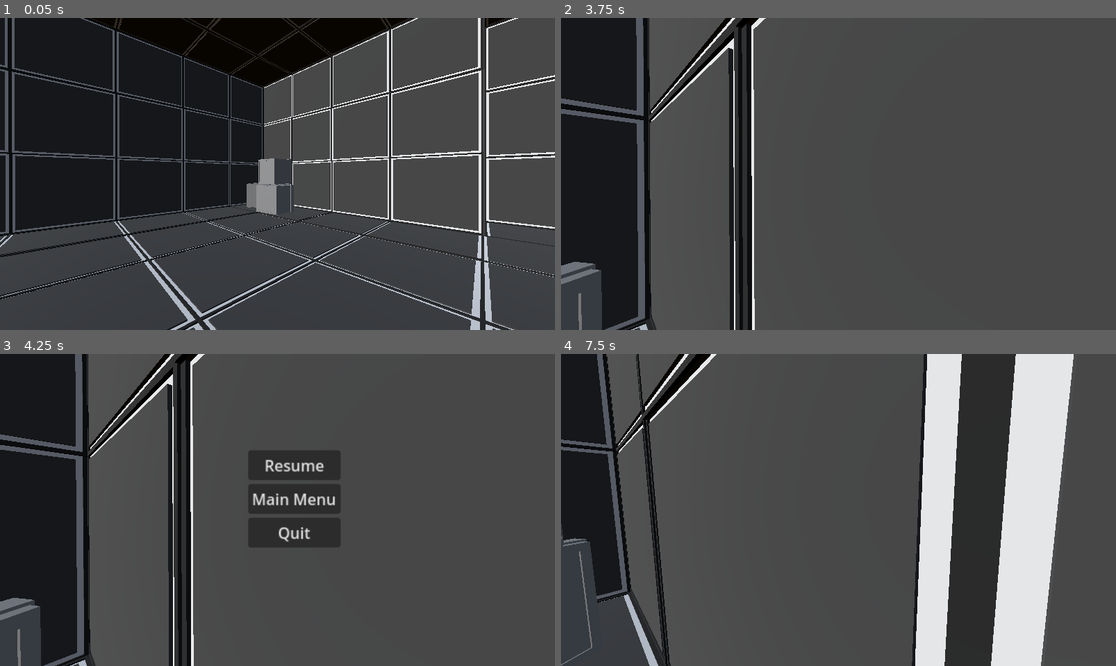
Above: before the commit, frames 1-4 (two rows, left to right).
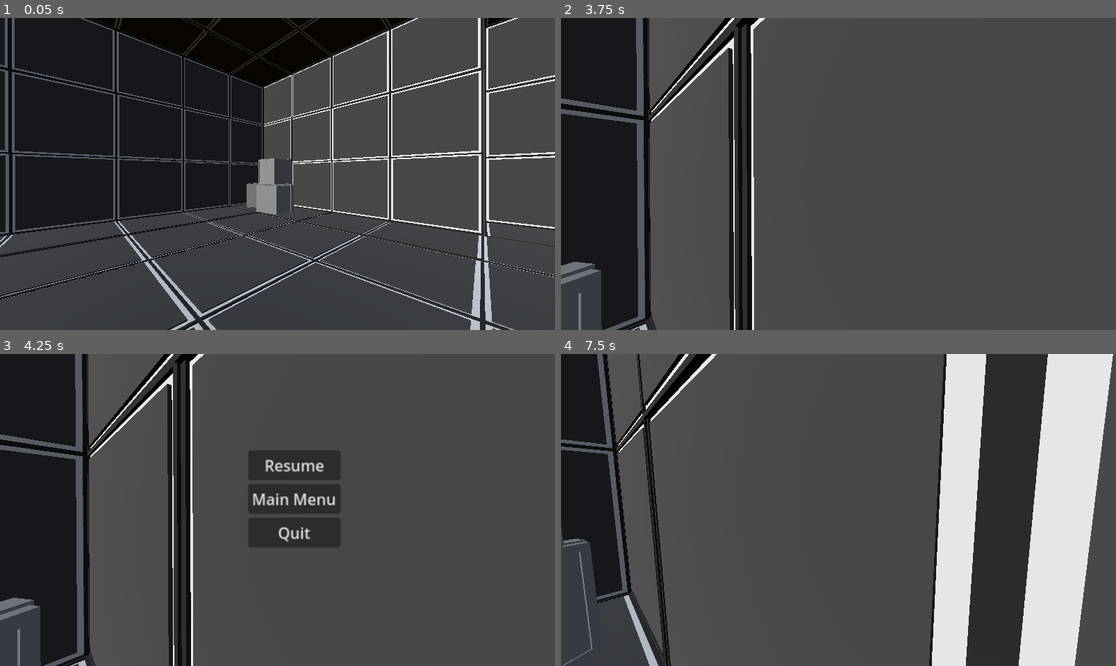
Above: after the commit, the same moments.

Repository: SaschaKreyling/Godot_Portal_Game
Game: Godot game, scene res://scenes/TestScene.tscn
The game is run twice, just before and just after one commit, with the same random seed, the same clock (stepped at 60 frames per second) and the same inputs.
Inputs (mouse positions are in pixels of both pictures, inside the frame that each line leads up to):
- Up to frame 1 (0.05 s): no input
- Up to frame 2 (3.75 s): tap Enter at 0.5 s; move the mouse to (866, 174) at 0.52 s; hold W (Forward) from 0.53 s (still down); tap E (Interact) at 0.6, 1.55, 2.1, 3.05, 3.6 s; tap F (throw) at 0.8, 1.35, 2.3, 2.85 s; move the mouse to (810, 174) at 1.27 s; move the mouse to (849, 167) at 2.02 s; move the mouse to (832, 180) at 2.77 s; move the mouse to (877, 177) at 3.52 s
- Up to frame 3 (4.25 s): keep holding W (Forward); tap F (throw) at 3.8 s; tap Escape (pause) at 4.15 s
- Up to frame 4 (7.5 s): release W (Forward) at 4.25 s; click "Resume" at 4.25 s; tap Space (Up) at 5 s; move the mouse to (794, 506) at 5.02 s; hold W (Forward) 5.03-6.53 s; tap F (throw) at 5.1, 6.05, 6.6 s; tap E (Interact) at 5.3, 5.85, 6.8, 7.35 s; move the mouse to (844, 510) at 5.77 s; tap Enter at 6.5 s; move the mouse to (816, 503) at 6.52 s; hold D (Right) 6.53-7.28 s; move the mouse to (866, 510) at 7.27 s; hold W (Forward) from 7.28 s (still down)

Frame 1 is identical in both runs. In frame 2, 0.7% of the frame differs, in the area x 0-37%, y 0-100%; in frame 3, 0.7%; in frame 4, 21%, in the area x 0-100%, y 0-100%.
Error before the commit: Invalid call. Nonexistent function 'apply_impulse' in base 'GridMap'. (res://scripts/pickingUp.gd:35)

Commit message:
redesigned throw function
new throwing function
added angular damp on box

Diff:
--- a/scenes/box.tscn
+++ b/scenes/box.tscn
@@ -6,6 +6,7 @@
 size = Vector3(1.6, 1.6, 1.6)
 
 [node name="Box" type="RigidBody3D" groups=["ButtonPresser", "holdables"]]
+angular_damp = 0.6
 
 [node name="MeshInstance3D" type="MeshInstance3D" parent="."]
 transform = Transform3D(0.25, 0, 0, 0, 0.25, 0, 0, 0, 0.25, 0, -0.575, 0.1)
--- a/scenes/player.tscn
+++ b/scenes/player.tscn
@@ -21,9 +21,18 @@
 [node name="Hold" type="Node3D" parent="Camera3D"]
 transform = Transform3D(1, 0, 0, 0, 1, 0, 0, 0, 1, 0, 0, -3)
 
-[node name="RayCast3D" type="RayCast3D" parent="Camera3D"]
+[node name="Interact" type="RayCast3D" parent="Camera3D"]
 target_position = Vector3(0, 0, -3)
 script = ExtResource("3_g074f")
 
 [node name="pause_menu" parent="Camera3D" instance=ExtResource("4_7orkh")]
 visible = false
+
+[node name="Generic6DOFJoint3D" type="Generic6DOFJoint3D" parent="Camera3D"]
+node_a = NodePath("../StaticBody3D")
+linear_limit_x/enabled = false
+linear_limit_y/enabled = false
+linear_limit_z/enabled = false
+
+[node name="StaticBody3D" type="StaticBody3D" parent="Camera3D"]
+transform = Transform3D(1, 0, 0, 0, 1, 0, 0, 0, 1, 0, 0, -3)
--- a/scripts/pickingUp.gd
+++ b/scripts/pickingUp.gd
@@ -4,27 +4,39 @@
 @onready var camera: Camera3D = $".."
 
 var pickedUp : bool = false
-var collider
+var picked_object
+var collidor
+var pull_power = 4
+
+func _physics_process(delta: float) -> void:
+	if picked_object != null:
+		var a = picked_object.global_position
+		var b = holdingPoint.global_position
+		picked_object.set_linear_velocity((b-a) * pull_power)
 
 func _process(_delta: float) -> void:
 	target_position = holdingPoint.position
 
 	if Input.is_action_just_pressed("Interact"):
-		collider  = get_collider()
-		if  collider != null and not pickedUp and collider.is_in_group("holdables"):
-			pickedUp = true
-		else:
-			pickedUp = false
-
-	if pickedUp and collider != null:
-		collider.global_position = holdingPoint.global_position
+		if picked_object == null:
+			pick_object()
+		elif picked_object != null:
+			remove_object()
 
 	if Input.is_action_just_pressed("throw"):
 		throw_object()
 
+func pick_object():
+	var collider  = get_collider()
+	if  collider != null and not pickedUp and collider.is_in_group("holdables"):
+		picked_object = collider
+
+func remove_object():
+	if picked_object != null:
+		picked_object = null
 
 func throw_object():
-	if collider == null:
+	if picked_object == null:
 		return
 
 	var throw_direction = camera.global_transform.basis.z.normalized()
@@ -32,5 +44,5 @@
 	var upDirection = 5
 
 	pickedUp = false
-	collider.apply_impulse(throw_direction * throw_strength + Vector3(0, upDirection, 0))
-	collider = null
+	picked_object.apply_impulse(throw_direction * throw_strength + Vector3(0, upDirection, 0))
+	picked_object = null
--- a/scripts/playerController.gd
+++ b/scripts/playerController.gd
@@ -46,6 +46,7 @@
 	if paused:
 		pause_menu.hide()
 		Engine.time_scale = 1
+		Input.mouse_mode = Input.MOUSE_MODE_CAPTURED
 	else:
 		pause_menu.show()
 		Engine.time_scale = 0
Not shown: 10 places in assets/MeshLibrarySurroundings.tres that only renumber resources
